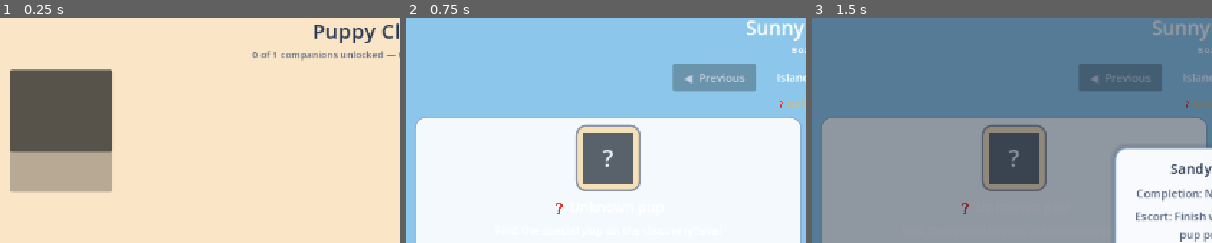
Above: before the commit, frames 1-3 (left to right).
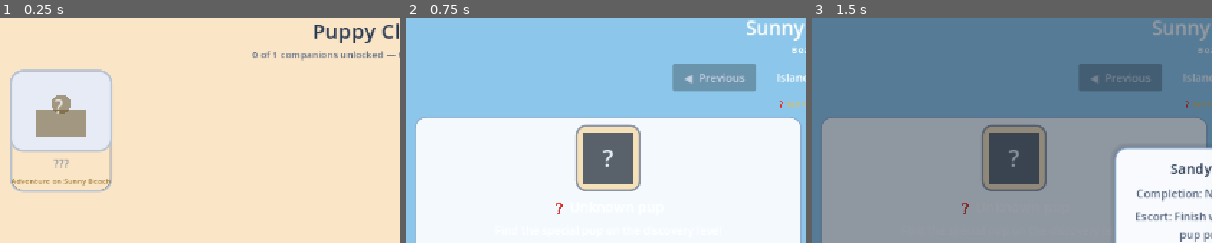
Above: after the commit, the same moments.

Repository: BirdofRain/pup-rescue
Game: Godot game, scene res://scenes/PuppyClubhouse.tscn
The game is run twice, just before and just after one commit, with the same random seed, the same clock (stepped at 60 frames per second) and the same inputs. This scene is started directly instead of the project's main scene.
Inputs:
- Up to frame 1 (0.25 s): no input
- Up to frame 2 (0.75 s): click "Island Map" at 0.5 s
- Up to frame 3 (1.5 s): click "?" at 1.25 s
The pictures show only the part of the screen within x 0-50%, y 3-53%; the shares and areas given below are measured in that part.

The runs differ from the first frame. In frame 1, 14% of the frame differs, in the area x 2-28%, y 22-78%; in frame 2, nothing differs; in frame 3, nothing differs.
Error before the commit: Invalid assignment of property or key 'text' with value of type 'String' on a base object of type 'Nil'. (res://scripts/companion_slot_card.gd:47)

Commit message:
Fix companion slot card configure lifecycle
Co-authored-by: Cursor <cursoragent@cursor.com>

Diff:
--- a/scripts/companion_slot_card.gd
+++ b/scripts/companion_slot_card.gd
@@ -19,6 +19,10 @@
 var _preview_companion: CompanionDefinition
 var _preview_theme: Color = Color.GRAY
 var _preview_unlocked: bool = false
+var _pending_display_name: String = ""
+var _pending_status_text: String = ""
+var _pending_island_theme: Color = Color.GRAY
+var _has_pending_config: bool = false
 
 
 func _ready() -> void:
@@ -28,6 +32,7 @@
 	pressed.connect(_on_pressed)
 	_build_children()
 	_preview.draw.connect(_on_preview_draw)
+	_apply_config_if_ready()
 
 
 func configure(
@@ -43,14 +48,34 @@
 	is_unlocked = unlocked
 	is_selected = selected
 	disabled = not unlocked
-	tooltip_text = display_name if unlocked else status_text
-	_name_label.text = display_name if unlocked else "???"
-	_status_label.text = status_text
-	_active_badge.visible = unlocked and selected
 	_preview_companion = companion
 	_preview_theme = island_theme
 	_preview_unlocked = unlocked
-	_apply_frame_style(island_theme, unlocked)
+	_pending_display_name = display_name
+	_pending_status_text = status_text
+	_pending_island_theme = island_theme
+	_has_pending_config = true
+	_apply_config_if_ready()
+
+
+func _children_ready() -> bool:
+	return (
+		_name_label != null
+		and _status_label != null
+		and _active_badge != null
+		and _frame != null
+		and _preview != null
+	)
+
+
+func _apply_config_if_ready() -> void:
+	if not _has_pending_config or not _children_ready():
+		return
+	tooltip_text = _pending_display_name if is_unlocked else _pending_status_text
+	_name_label.text = _pending_display_name if is_unlocked else "???"
+	_status_label.text = _pending_status_text
+	_active_badge.visible = is_unlocked and is_selected
+	_apply_frame_style(_pending_island_theme, is_unlocked)
 	_preview.queue_redraw()
 
 
